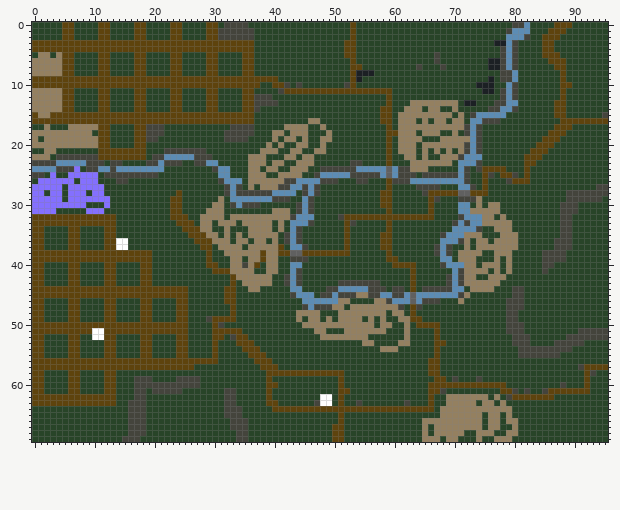
One commit to this sprite sheet: iris-japan-p2/map.png. The first picture shows the starting point.
The file is 96x70 pixels.
And afterwards:
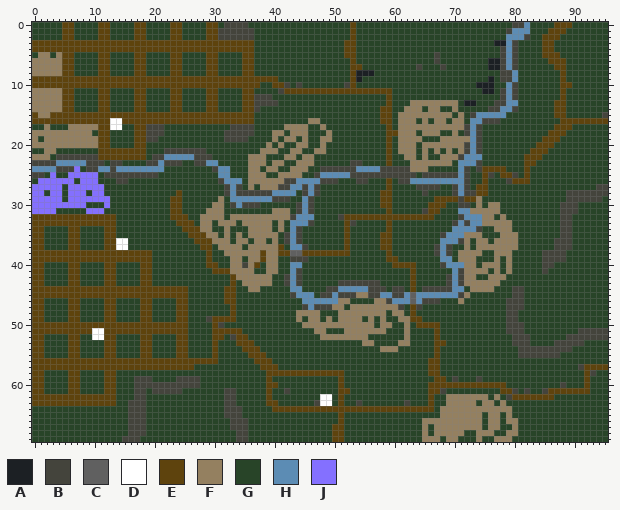
Palette (. is transparent): A #1c2024  B #44443c  C #606060  D #ffffff  E #5e430d  F #948060  G #284428  H #5c8cb4  J #8470ff
The edit:
Changed rows in their new state; - is an unchanged pixel.
first column x 13:
16 DD
17 DD
first column x 58:
24 BBB--------------
25 BBB--------------
26 --G--------------
27 ------------B-BGE
28 --------GGGGBHBB-
29 --------GEEEE-EE-
30 ---------EE--BB--
31 -------B-E-------
first column x 42:
61 B
Boxes around the changes in both pictures, in picture pixels (x1, y1, x2, y2):
changed: (110, 118, 122, 130)
changed: (380, 166, 398, 184)
changed: (422, 184, 482, 214)
changed: (284, 388, 290, 394)
